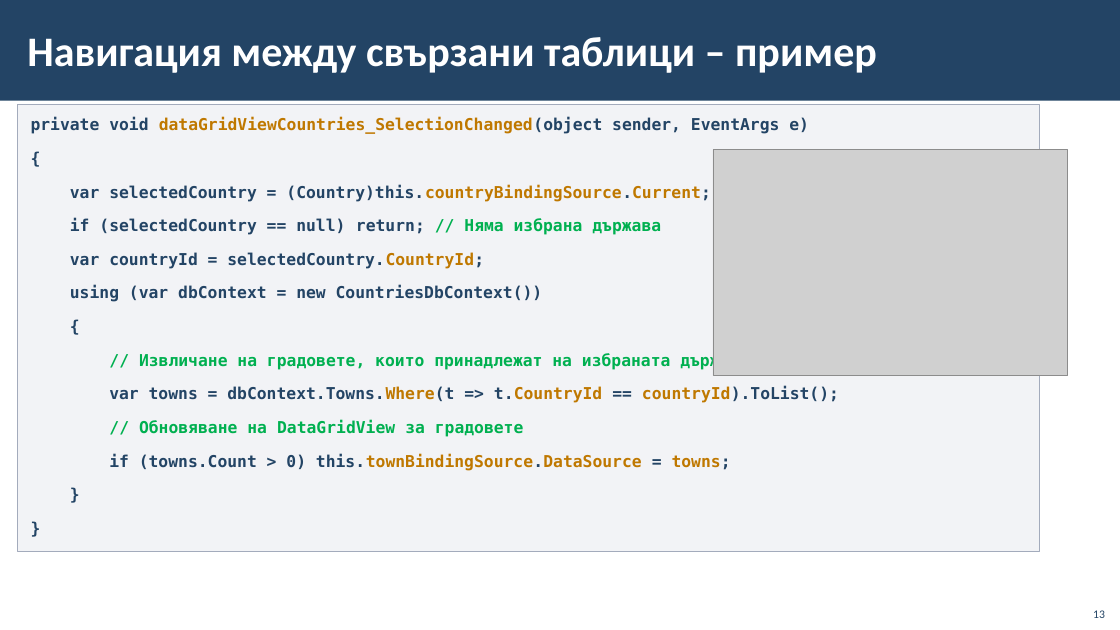
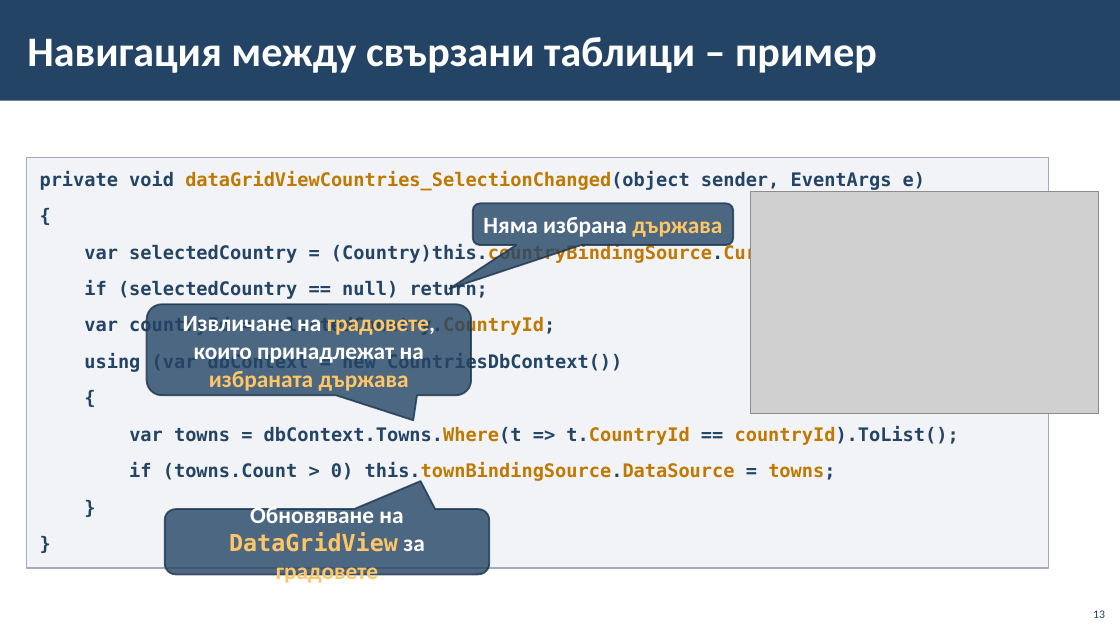
Before and after one commit to BG-IT-Edu/School-Programming, a slide deck: slide 13 of Courses/Software-Sciences/Module-4-Information-Systems-New/08-Navigation-between-Tables/08-Navigation-between-Tables.pptx. Drawn at 1120x630 pixels with LibreOffice and Linux fonts; fonts in the diff are those of the drawing; grey boxes stand for pictures; background and template pictures are left out. Boxes give left, top, right and bottom in pixels: in the first picture for what was removed or moved away, otherwise in the second. Text is boxed around its words. In the diff, an @@ line names an element or a change of style, - is before the commit and + after.

```diff
--- a/Courses/Software-Sciences/Module-4-Information-Systems-New/08-Navigation-between-Tables/08-Navigation-between-Tables.pptx
+++ b/Courses/Software-Sciences/Module-4-Information-Systems-New/08-Navigation-between-Tables/08-Navigation-between-Tables.pptx
@@ rectangle "private void dataGridViewCountries_SelectionChanged(object s ...": place and size @@
-rectangle "private void dataGridViewCountries_SelectionChanged(object s ..." at (18,104,1040,551)
+rectangle "private void dataGridViewCountries_SelectionChanged(object s ..." at (26,158,1049,568)
@@ text in rectangle at (40,171,959,482): size 14 to 16 pt @@
@@ rounded speech box added at (473,203,734,245), fill #234465 at 80% opacity, outline #1A334C 1.5 pt, 20 pt, text #FFFFFF, bold @@
+Няма избрана държава
@@ picture: place and size @@
-picture at (713,150,1069,376)
+picture at (750,192,1098,413)
@@ text in rectangle at (84,280,488,299): text changed; size 14 to 16 pt @@
-if (selectedCountry == null) return; // Няма избрана държава
+if (selectedCountry == null) return;
@@ rounded speech box added at (147,304,471,395), fill #234465 at 80% opacity, outline #1A334C 1.5 pt, 20 pt, text #FFFFFF, bold @@
+Извличане на градовете, които принадлежат на избраната държава
@@ text in rectangle at (139,352,749,370): paragraph removed @@
-// Извличане на градовете, които принадлежат на избраната държава
@@ text in rectangle at (139,419,524,437): paragraph removed @@
-// Обновяване на DataGridView за градовете
@@ rounded speech box added at (165,509,489,575), fill #234465 at 80% opacity, outline #1A334C 1.5 pt, 20 pt, text #FFC666, bold @@
+Обновяване на DataGridView за градовете
```
Also in this commit, not shown: 1 other slide changed.
